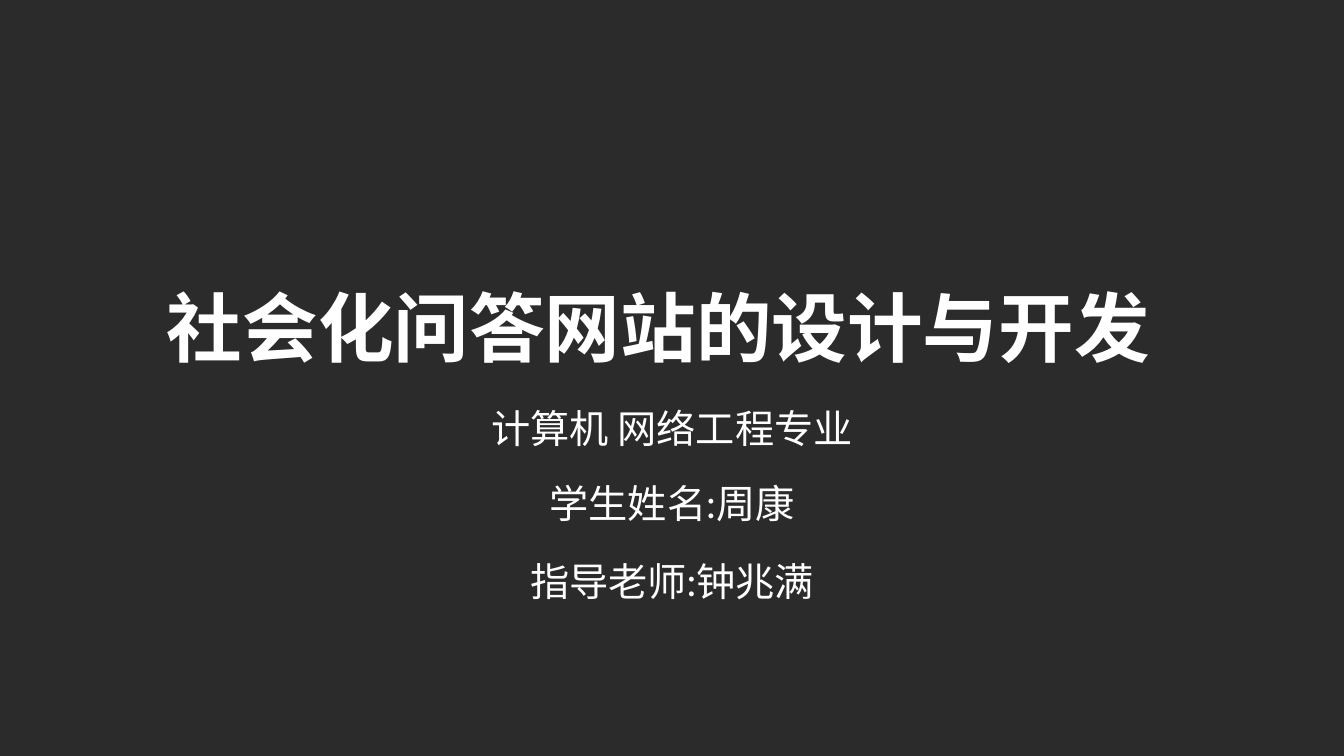
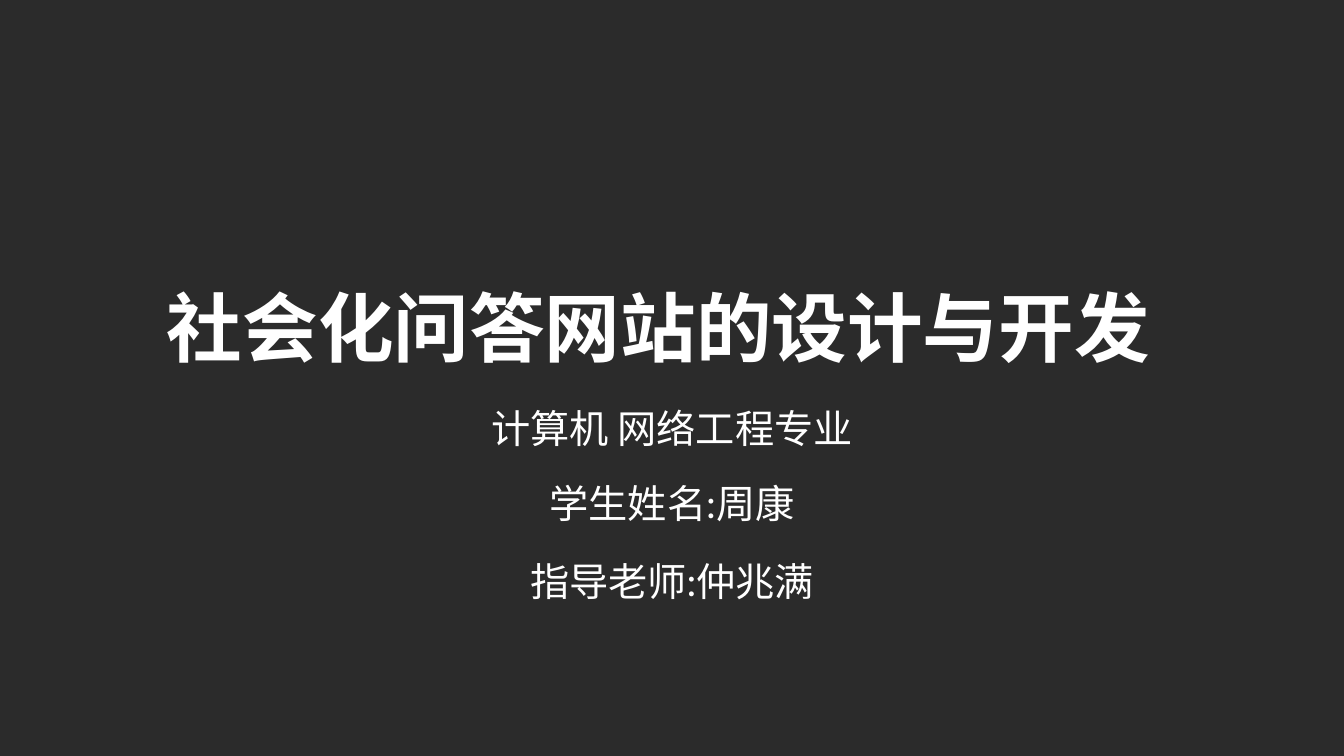
Before and after one commit to jack4red/QuestionAnswer, a slide deck: slide 1 of 毕设/2012122648周康-答辩 - 副本.pptx. Drawn at 1344x756 pixels with LibreOffice and Linux fonts; fonts in the diff are those of the drawing; background and template pictures are left out; a plain dark background stands for a picture behind light text. Boxes give left, top, right and bottom in pixels: in the first picture for what was removed or moved away, otherwise in the second. Text is boxed around its words. In the diff, an @@ line names an element or a change of style, - is before the commit and + after.

```diff
--- a/毕设/2012122648周康-答辩 - 副本.pptx
+++ b/毕设/2012122648周康-答辩 - 副本.pptx
@@ text at (530, 563, 814, 599): text changed @@
-指导老师:钟兆满
+指导老师:仲兆满
```
Also in this commit, not shown: 1 other file.
